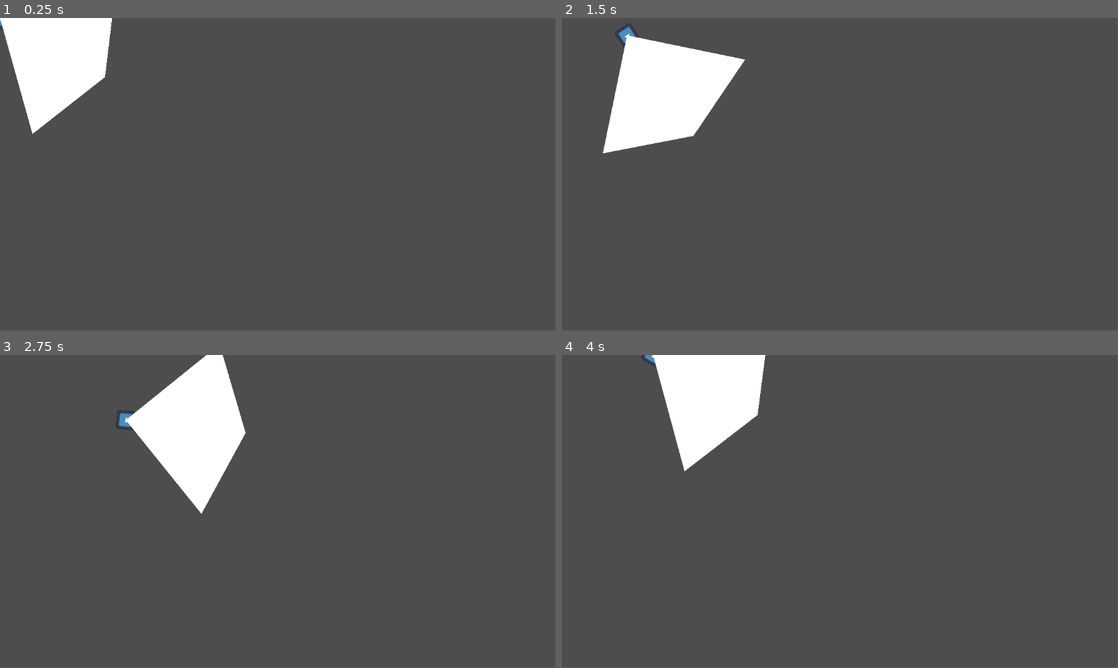
Above: before the commit, frames 1-4 (two rows, left to right).
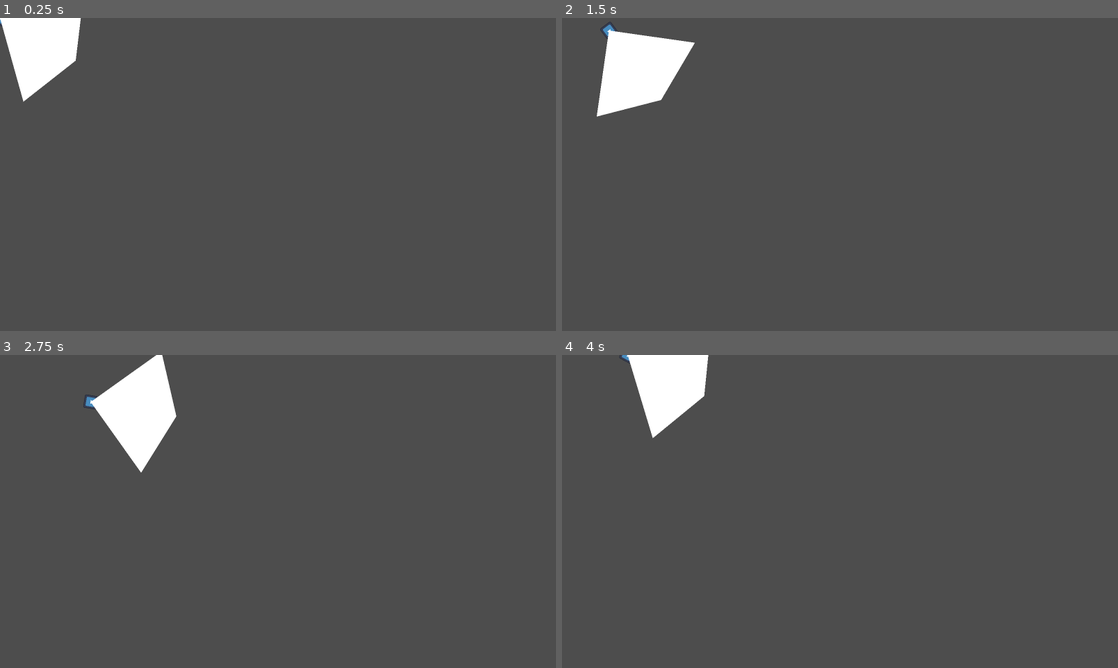
Above: after the commit, the same moments.

Repository: JYiuDev/FOV_Visualization_Demo
Game: Godot game, scene res://FOV_Entities/Observer/character.tscn
The game is run twice, just before and just after one commit, with the same random seed, the same clock (stepped at 60 frames per second) and the same inputs. The engine's default icon, where the game draws it, is replaced by a stand-in: a white triangle on a blue panel in a dark square.
Inputs (mouse positions are in pixels of both pictures, inside the frame that each line leads up to):
- Up to frame 1 (0.25 s): no input
- Up to frame 2 (1.5 s): tap Enter at 0.5 s; move the mouse to (962, 158) at 0.52 s; hold D (Right) 0.53-1.28 s; move the mouse to (728, 190) at 1.27 s; hold S (Down) from 1.28 s (still down)
- Up to frame 3 (2.75 s): move the mouse to (333, 442) at 2.02 s; release S (Down) at 2.03 s; hold D (Right) from 2.03 s (still down)
- Up to frame 4 (4 s): move the mouse to (812, 574) at 2.77 s; release D (Right) at 2.78 s; hold W (Up) 2.78-3.53 s; move the mouse to (1006, 558) at 3.52 s; hold A (Left) from 3.53 s (still down)
The window is 799x449 before the commit and 800x450 after it. Grey fills any space a smaller window leaves; there, only what the larger window draws over its background counts as a difference.

The runs differ from the first frame. In frame 1, 2.4% of the frame differs, in the area x 0-21%, y 0-38%; in frame 2, 4.9%; in frame 3, 7.1%, in the area x 15-45%, y 0-51%; in frame 4, 4.6%.
Error in both runs: Invalid access to property or key 'viewRadius' on a base object of type 'Nil'. (res://FOV_Entities/Observer/FOVDebug.gd:13)

Commit message:
update
Normalmap shader

Diff:
--- a/FOV_Entities/Observer/FOV.gd
+++ b/FOV_Entities/Observer/FOV.gd
@@ -19,6 +19,8 @@
 var FOVDraw: FOVDebug
 
 @export_range(0, 50) var edgeThreshhold: float
+
+@export var vpMesh: MeshInstance2D
 
 # Called when the node enters the scene tree for the first time.
 func _ready():
@@ -141,6 +143,8 @@
 	arrays[Mesh.ARRAY_VERTEX] = triangles
 	arr_mesh.add_surface_from_arrays(Mesh.PRIMITIVE_TRIANGLES, arrays)
 	FOVmesh.mesh = arr_mesh
+	if vpMesh:
+		vpMesh.mesh = arr_mesh
 
 func FindEdge(minViewcast: ViewcastInfo, maxViewcast:ViewcastInfo, ray_length: float) -> EdgeInfo:
 	var minAngle = minViewcast.angle
--- /dev/null
+++ b/Stage/meshNormal.gdshader
@@ -0,0 +1,18 @@
+shader_type canvas_item;
+
+uniform vec4 non_mesh_color: source_color;
+uniform vec4 fov_mesh_color: source_color;
+
+void fragment() {
+	// Called for every pixel the material is visible on.
+	vec4 current_color = texture(TEXTURE,UV);
+	if(current_color != fov_mesh_color)
+	{
+		current_color.a = 0.0;
+	}
+}
+
+//void light() {
+	// Called for every pixel for every light affecting the CanvasItem.
+	// Uncomment to replace the default light processing function with this one.
+//}
--- a/Stage/stage.tscn
+++ b/Stage/stage.tscn
@@ -1,32 +1,44 @@
-[gd_scene load_steps=5 format=3 uid="uid://coudtlyh73adb"]
+[gd_scene load_steps=8 format=3 uid="uid://coudtlyh73adb"]
 
 [ext_resource type="PackedScene" uid="uid://k68dj1602unv" path="res://FOV_Entities/Observer/character.tscn" id="1_ja7ih"]
 [ext_resource type="PackedScene" uid="uid://dufm7hl1icvwg" path="res://FOV_Entities/Targets/target.tscn" id="2_us1wp"]
 [ext_resource type="PackedScene" uid="uid://b8l5anamht3f4" path="res://FOV_Entities/Obstacles/Obstacle.tscn" id="3_yqo61"]
+[ext_resource type="Shader" path="res://Stage/meshNormal.gdshader" id="4_u2yar"]
+[ext_resource type="Texture2D" uid="uid://cbkmghmkq1lxn" path="res://icon.svg" id="4_wmcx6"]
 
-[sub_resource type="ViewportTexture" id="ViewportTexture_o3epp"]
+[sub_resource type="ShaderMaterial" id="ShaderMaterial_v7p6t"]
+shader = ExtResource("4_u2yar")
+shader_parameter/non_mesh_color = null
+shader_parameter/fov_mesh_color = Color(1, 1, 1, 1)
+
+[sub_resource type="ViewportTexture" id="ViewportTexture_cue7j"]
+viewport_path = NodePath("SubViewportContainer/SubViewport")
 
 [node name="Stage" type="Node2D"]
 
 [node name="Character" parent="." instance=ExtResource("1_ja7ih")]
-position = Vector2(123, 88)
+scale = Vector2(1, 1)
 
-[node name="CameraCull" type="Camera2D" parent="Character"]
-scale = Vector2(1.00016, 1.00016)
-
-[node name="Sprite2D" parent="Character" index="1"]
+[node name="Sprite2D" parent="Character" index="0"]
 z_index = 10
 
-[node name="FOV" parent="Character" index="3"]
+[node name="FOV" parent="Character" index="2" node_paths=PackedStringArray("vpMesh")]
 ringRadius = 60.0
 viewRadius = 350.0
 ringResolution = 0.1
 raycastResolution = 0.6
 edgeThreshhold = 15.0
+vpMesh = NodePath("../../SubViewportContainer/SubViewport/PlayerFollower/NormalMesh")
 
 [node name="FOV_DebugDraw" parent="Character/FOV" index="0" node_paths=PackedStringArray("fow")]
 z_index = 3
 fow = NodePath("..")
+
+[node name="CameraCull" type="Camera2D" parent="Character"]
+scale = Vector2(1.00016, 1.00016)
+
+[node name="RemoteTransform2D" type="RemoteTransform2D" parent="Character"]
+remote_path = NodePath("../../SubViewportContainer/SubViewport/PlayerFollower")
 
 [node name="Target" parent="." instance=ExtResource("2_us1wp")]
 position = Vector2(114, 253)
@@ -42,7 +54,38 @@
 scale = Vector2(4.99984, 0.999845)
 disable_mode = 0
 
-[node name="Sprite2D" type="Sprite2D" parent="."]
-texture = SubResource("ViewportTexture_o3epp")
+[node name="SubViewportContainer" type="SubViewportContainer" parent="."]
+offset_left = -3426.0
+offset_top = 552.0
+offset_right = -1826.0
+offset_bottom = 1452.0
+stretch = true
+
+[node name="SubViewport" type="SubViewport" parent="SubViewportContainer"]
+handle_input_locally = false
+size = Vector2i(1600, 900)
+render_target_update_mode = 4
+
+[node name="CanvasModulate" type="CanvasModulate" parent="SubViewportContainer/SubViewport"]
+visible = false
+
+[node name="PlayerFollower" type="Node2D" parent="SubViewportContainer/SubViewport"]
+
+[node name="SubviewCamera" type="Camera2D" parent="SubViewportContainer/SubViewport/PlayerFollower"]
+
+[node name="Sprite2D" type="Sprite2D" parent="SubViewportContainer/SubViewport/PlayerFollower"]
+visible = false
+z_index = 10
+rotation = 1.5708
+scale = Vector2(0.3, 0.3)
+texture = ExtResource("4_wmcx6")
+
+[node name="NormalMesh" type="MeshInstance2D" parent="SubViewportContainer/SubViewport/PlayerFollower"]
+
+[node name="NormalMap" type="Sprite2D" parent="."]
+material = SubResource("ShaderMaterial_v7p6t")
+position = Vector2(685, 147)
+scale = Vector2(0.3, 0.3)
+texture = SubResource("ViewportTexture_cue7j")
 
 [editable path="Character"]
--- a/project.godot
+++ b/project.godot
@@ -14,6 +14,11 @@
 run/main_scene="res://FOV_Entities/Observer/character.tscn"
 config/features=PackedStringArray("4.2", "Forward Plus")
 config/icon="res://icon.svg"
+
+[display]
+
+window/size/viewport_width=1600
+window/size/viewport_height=900
 
 [input]
 
